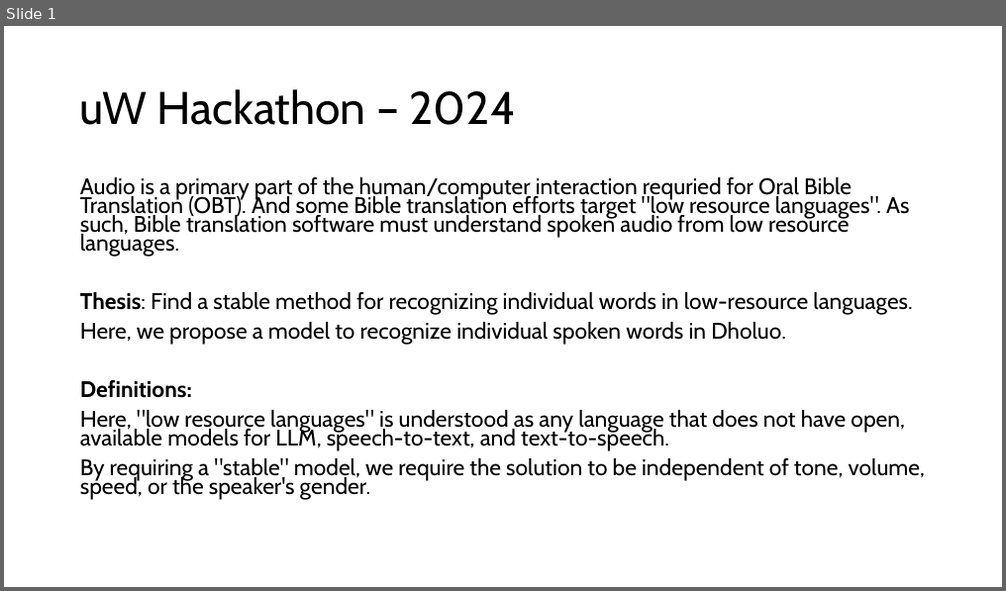
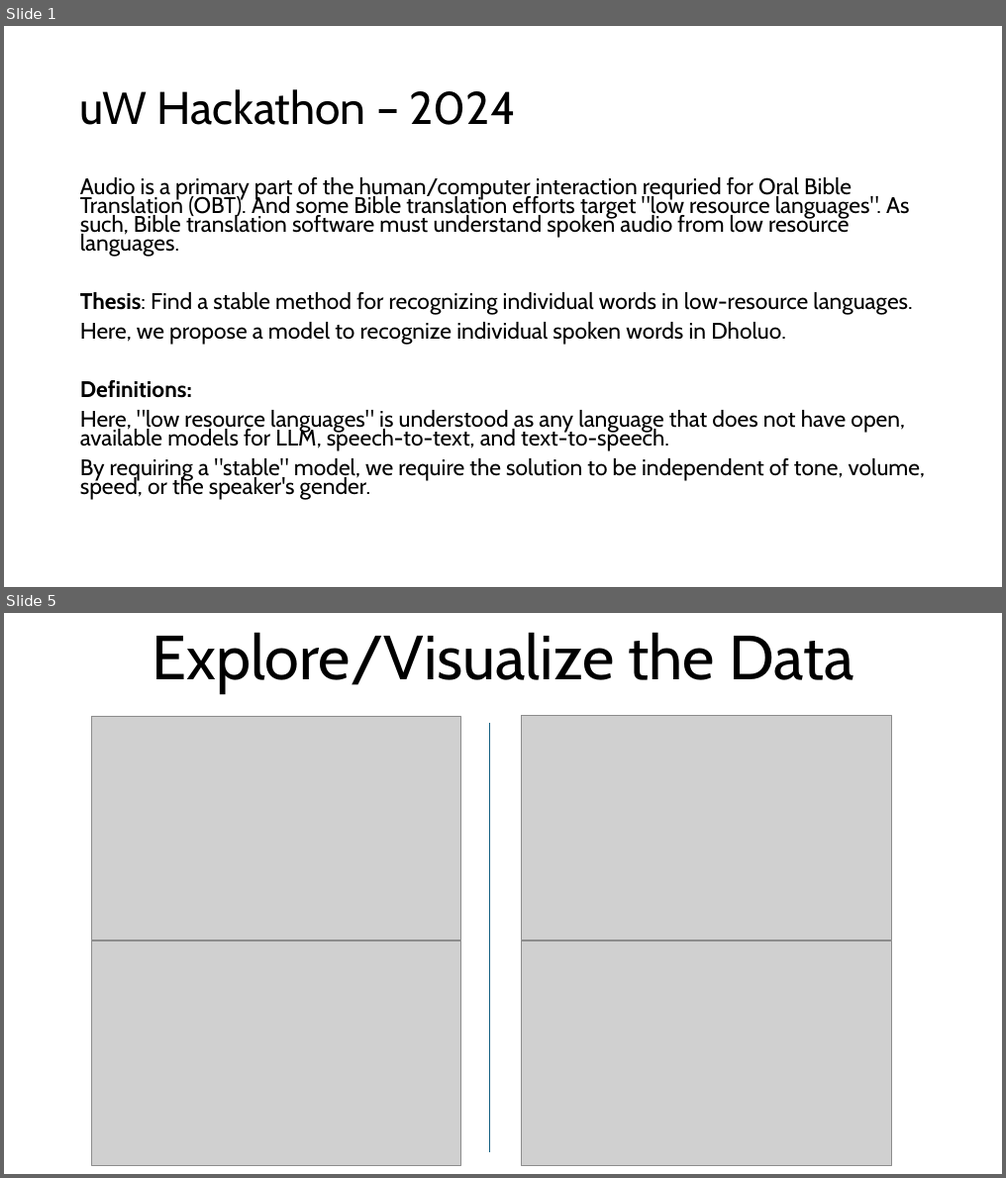
Before and after one commit to PENNET-dev/hackathon-uW-2024, a slide deck: Hackathon Presentation.pptx. Shown one above the other, each under a label of ours: slide 1 before the commit, slides 1 and 5 after it; the slides between them are not shown. The pictures are 1006x591 and 1006x1178 pixels, drawn with LibreOffice and Linux fonts; fonts in the diff are those of the drawing; grey boxes stand for pictures. Boxes give left, top, right and bottom in pixels: in the first picture for what was removed or moved away, otherwise in the second. Text is boxed around its words. In the diff, an @@ line names an element or a change of style, - is before the commit and + after.

```diff
--- a/Hackathon Presentation.pptx
+++ b/Hackathon Presentation.pptx
@@ slide 5 added at bbox=[4, 613, 1002, 1174], background #FFFFFF @@
@@ text added at bbox=[152, 632, 853, 694], 60 pt, text #000000 @@
+Explore/Visualize the Data
@@ picture added at bbox=[91, 716, 461, 941] @@
@@ line added from (490, 723) to (490, 1153), #156082 1.5 pt @@
@@ picture added at bbox=[522, 716, 891, 940] @@
@@ picture added at bbox=[91, 941, 461, 1165] @@
@@ picture added at bbox=[522, 941, 891, 1165] @@
```
Also in this commit, not shown: 2 slides changed, 5 other slides added, 2 slides removed.
